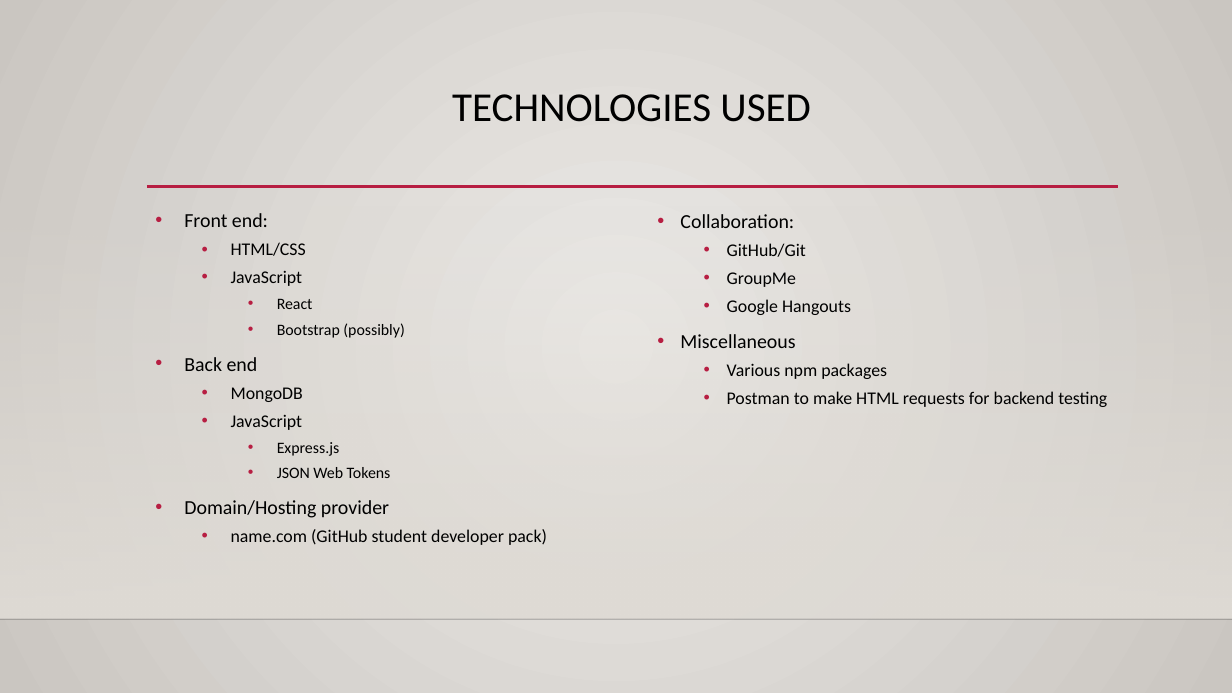
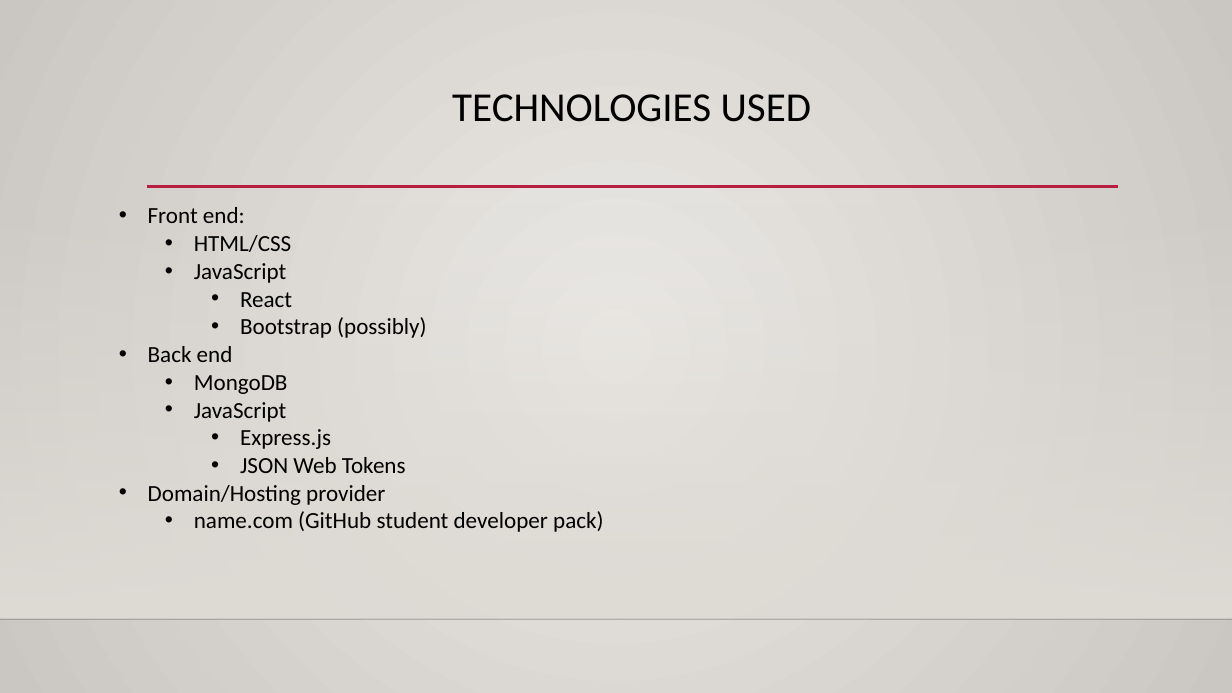
Before and after one commit to s-christian/Fit_or_Fail, a slide deck: slide 4 of Fit or Fail Technical Status Presentation (NEW).pptx. Drawn at 1232x693 pixels with LibreOffice and Linux fonts; fonts in the diff are those of the drawing; background and template pictures are left out. Boxes give left, top, right and bottom in pixels: in the first picture for what was removed or moved away, otherwise in the second. Text is boxed around its words. In the diff, an @@ line names an element or a change of style, - is before the commit and + after.

```diff
--- a/Fit or Fail Technical Status Presentation (NEW).pptx
+++ b/Fit or Fail Technical Status Presentation (NEW).pptx
@@ text "Front end:": place and size @@
-text "Front end:" at box(184, 213, 547, 545)
+text "Front end:" at box(148, 207, 603, 532)
@@ text "Front end:" at box(148, 207, 603, 532): size 15.5 to 18 pt in "Front end:", "Back end", "Domain/Hosting provider"; size 13.9 to 18 pt in "HTML/CSS", "JavaScript", "MongoDB", "JavaScript" and 1 more places; size 12.4 to 18 pt in "React", "Bootstrap (possibly)", "Express.js", "JSON Web Tokens"; less space between paragraphs @@
@@ text removed at box(680, 214, 1107, 407) @@
-• Collaboration:
-  • GitHub/Git
-  • GroupMe
-  • Google Hangouts
-• Miscellaneous
-  • Various npm packages
-  • Postman to make HTML requests for backend testing
```
Also in this commit, not shown: 10 other slides changed, 1 other file.
